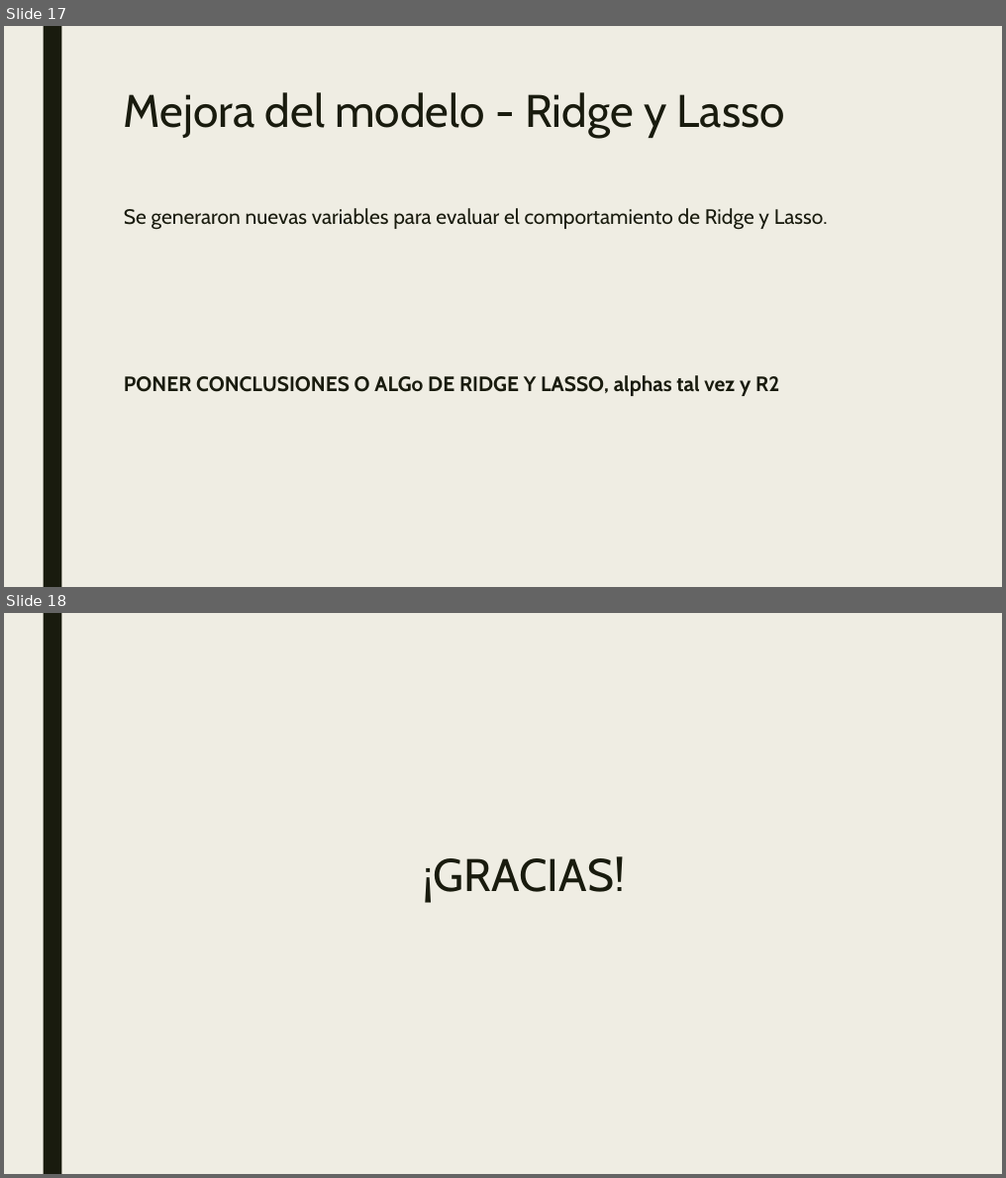
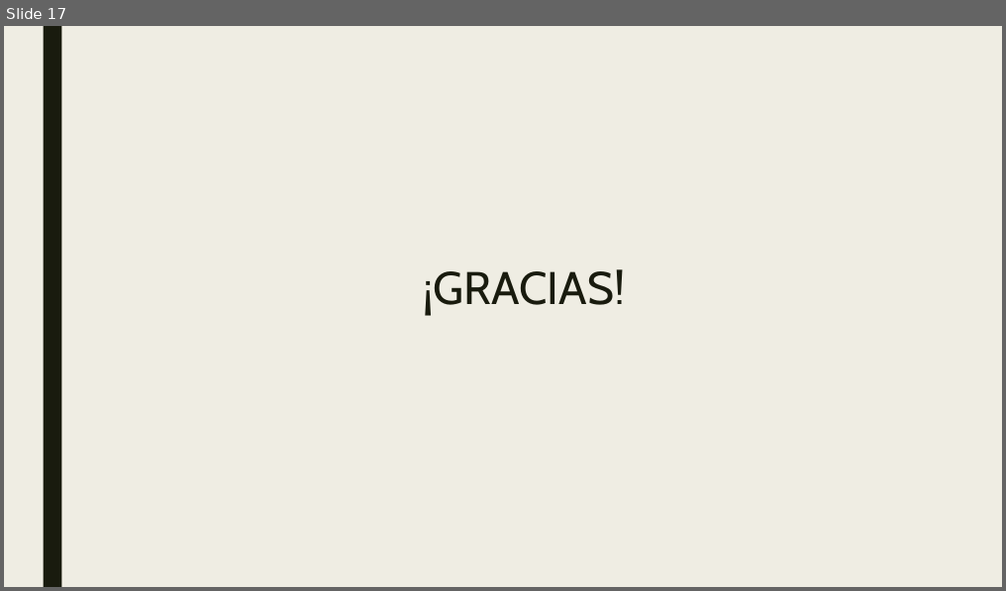
Before and after one commit to varelapablos/Desafio1-G3, a slide deck: Presentación - Desafio 2 - Regresión Lineal Properati.pptx. Shown one above the other, each under a label of ours: slides 17 and 18 before the commit, slide 17 after it. The pictures are 1006x1178 and 1006x591 pixels, drawn with LibreOffice and Linux fonts; fonts in the diff are those of the drawing. Boxes give left, top, right and bottom in pixels: in the first picture for what was removed or moved away, otherwise in the second. Text is boxed around its words. In the diff, an @@ line names an element or a change of style, - is before the commit and + after.

```diff
--- a/Presentación - Desafio 2 - Regresión Lineal Properati.pptx
+++ b/Presentación - Desafio 2 - Regresión Lineal Properati.pptx
@@ slide 17 removed at (x1=4, y1=26, x2=1002, y2=587), background #EFEDE3; not listed: 1 template element that a slide beside it also shows @@
@@ title removed at (x1=124, y1=92, x2=785, y2=138) @@
-Mejora del modelo - Ridge y Lasso
@@ text removed at (x1=124, y1=208, x2=828, y2=396) @@
-Se generaron nuevas variables para evaluar el comportamiento de Ridge y Lasso.
-PONER CONCLUSIONES O ALGo DE RIDGE Y LASSO, alphas tal vez y R2
-.
@@ what was slide 18 is now slide 17 @@
```
Also in this commit, not shown: 12 slides changed, 3 slides added, 3 other slides removed, 1 other file.
